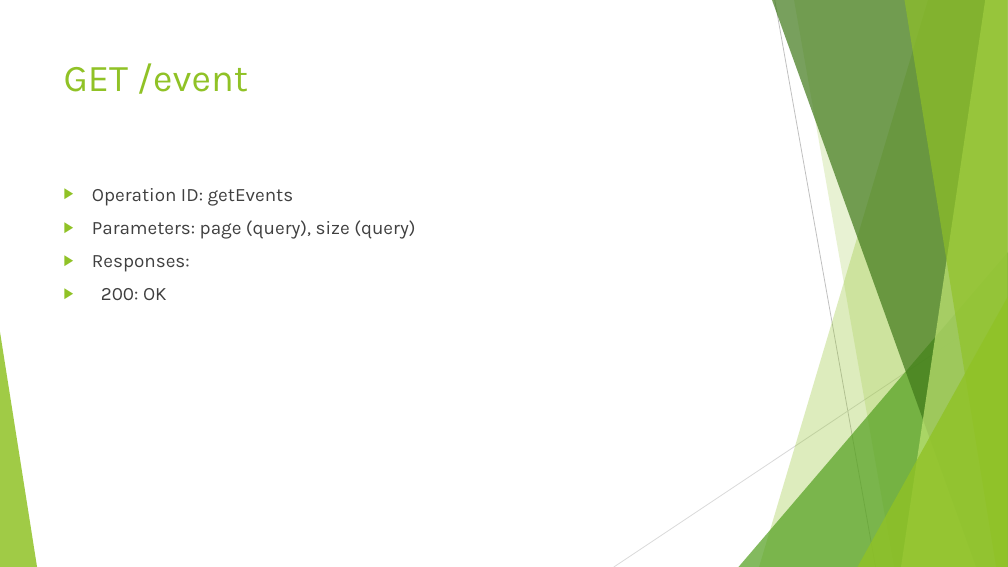
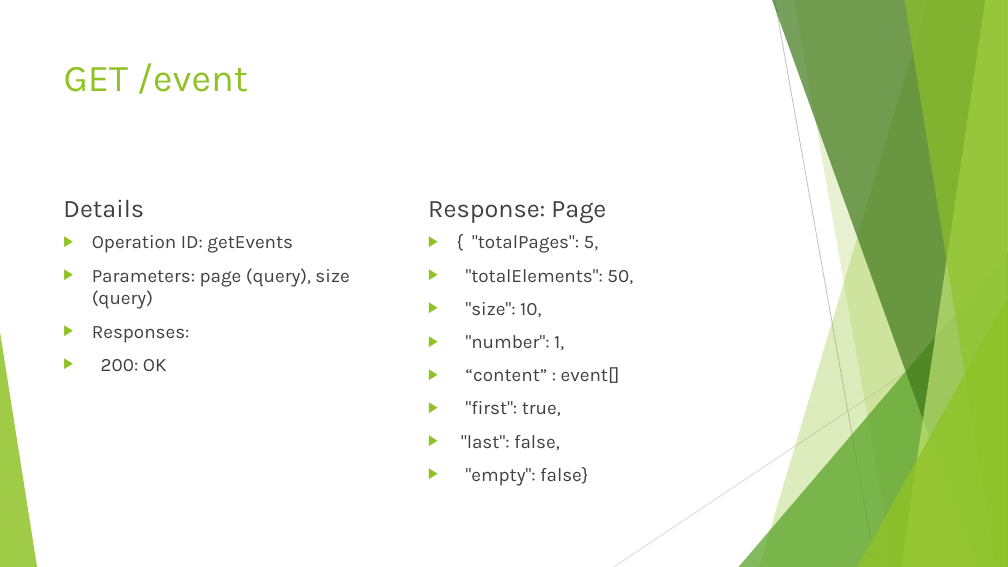
Before and after one commit to jidni911/sdcianSpring, a slide deck: slide 17 of Project SDC.pptx. Drawn at 1008x567 pixels with LibreOffice and Linux fonts; fonts in the diff are those of the drawing. Boxes give left, top, right and bottom in pixels: in the first picture for what was removed or moved away, otherwise in the second. Text is boxed around its words. In the diff, an @@ line names an element or a change of style, - is before the commit and + after.

```diff
--- a/Project SDC.pptx
+++ b/Project SDC.pptx
@@ text added at (63, 199, 144, 218), 24 pt, text #404040 @@
+Details
@@ text added at (428, 201, 606, 223), 24 pt, text #404040 @@
+Response: Page
@@ text "Operation ID: getEvents" rewrapped from (92, 188, 415, 300) to (92, 235, 349, 371) @@
@@ text added at (461, 235, 633, 486), 18 pt, text #404040 @@
+▶ { "totalPages": 5,
+▶ "totalElements": 50,
+▶ "size": 10,
+▶ "number": 1,
+▶ “content” : event[]
+▶ "first": true,
+▶ "last": false,
+▶ "empty": false}
```
Also in this commit, not shown: 4 other slides changed, 1 other file.
